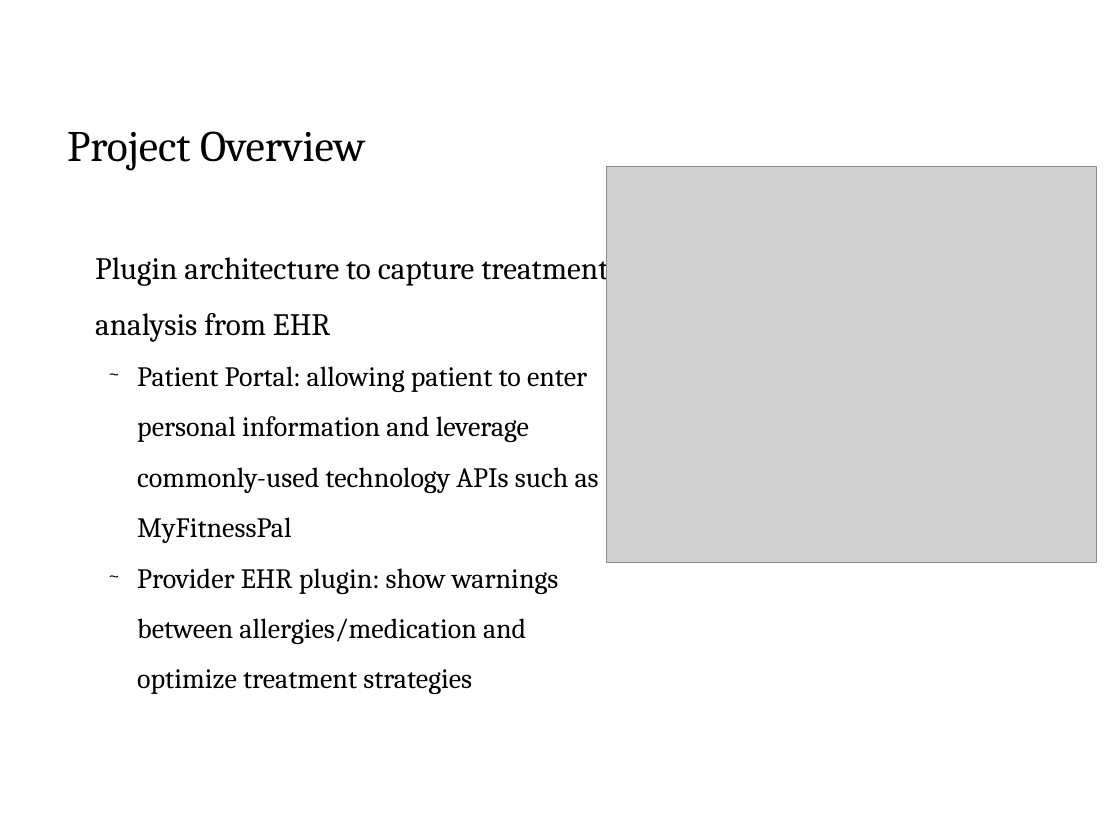
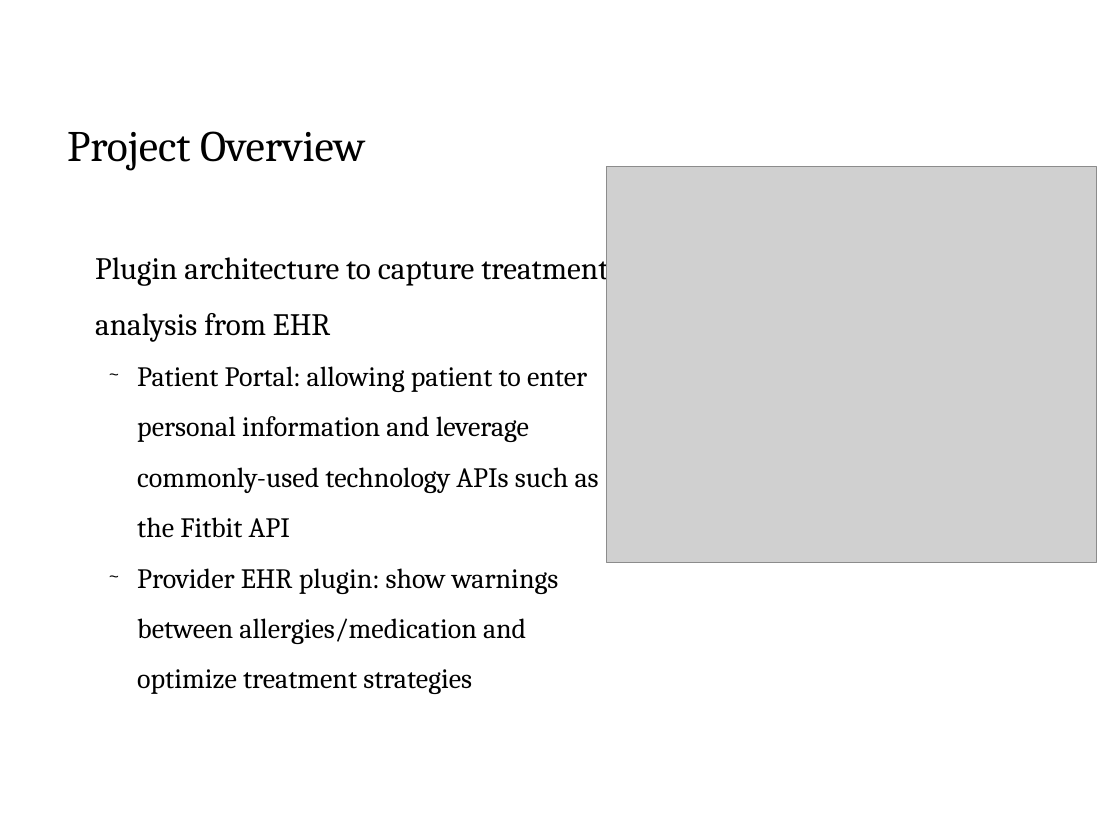
Before and after one commit to EhrgoHealth/CS6440, a slide deck: slide 2 of Project Status Report 1.pptx. Drawn at 1120x840 pixels with LibreOffice and Linux fonts; fonts in the diff are those of the drawing; grey boxes stand for pictures; background and template pictures are left out. Boxes give left, top, right and bottom in pixels: in the first picture for what was removed or moved away, otherwise in the second. Text is boxed around its words. In the diff, an @@ line names an element or a change of style, - is before the commit and + after.

```diff
--- a/Project Status Report 1.pptx
+++ b/Project Status Report 1.pptx
@@ text at <box>137,366,599,538</box>: text changed @@
-  ~ Patient Portal: allowing patient to enter personal information and leverage commonly-used technology APIs such as MyFitnessPal
+  ~ Patient Portal: allowing patient to enter personal information and leverage commonly-used technology APIs such as the Fitbit API
```
Also in this commit, not shown: 2 other slides changed, 1 slide added.
